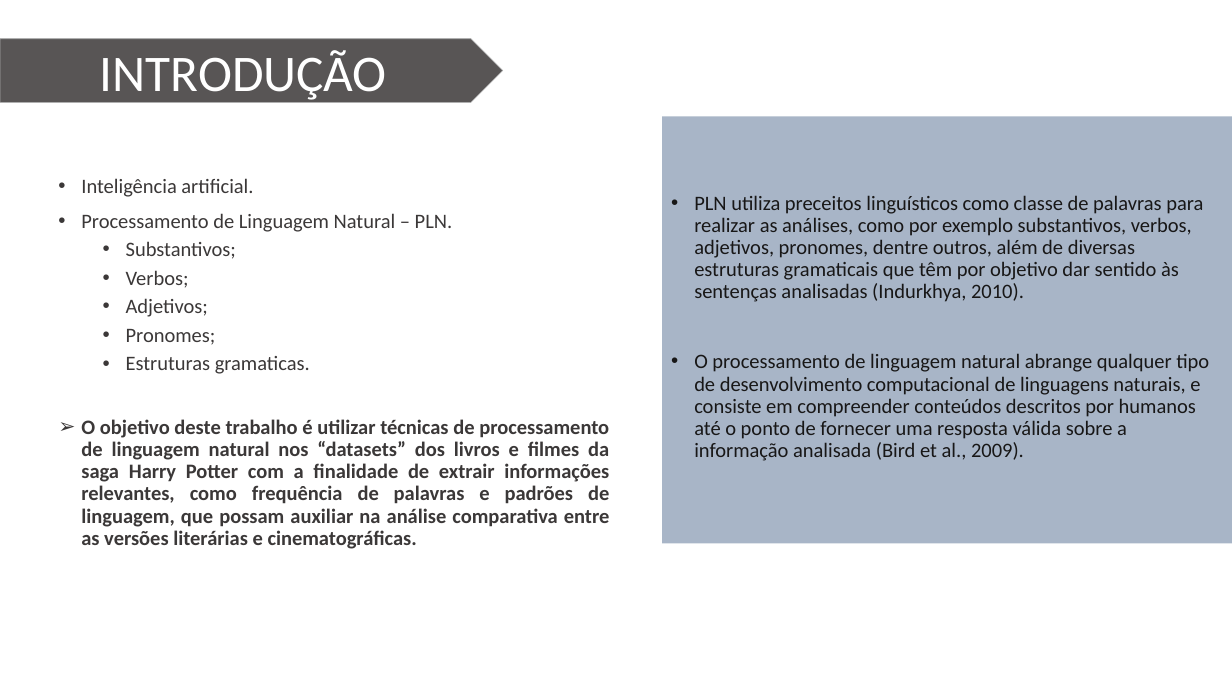
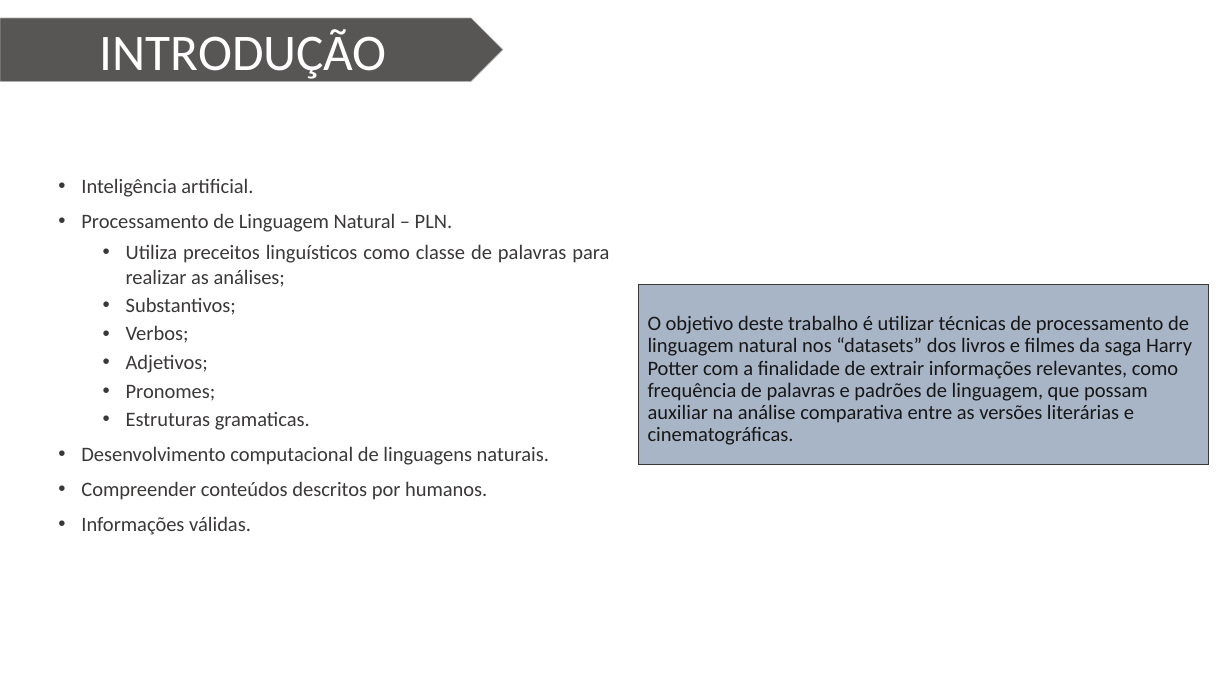
Before and after one commit to Wiryco/Natural-Language-Analysis-And-Processing, a slide deck: slide 3 of Apresentação/Apresentação TCC - Vinícius Andrade Lopes.pptx. Drawn at 1232x693 pixels with LibreOffice and Linux fonts; fonts in the diff are those of the drawing; background and template pictures are left out. Boxes give left, top, right and bottom in pixels: in the first picture for what was removed or moved away, otherwise in the second. Text is boxed around its words. In the diff, an @@ line names an element or a change of style, - is before the commit and + after.

```diff
--- a/Apresentação/Apresentação TCC - Vinícius Andrade Lopes.pptx
+++ b/Apresentação/Apresentação TCC - Vinícius Andrade Lopes.pptx
@@ pentagon arrow "INTRODUÇÃO": place and size @@
-pentagon arrow "INTRODUÇÃO" at <box>0,39,503,103</box>
+pentagon arrow "INTRODUÇÃO" at <box>0,18,503,81</box>
@@ text at <box>126,244,609,287</box>: paragraph added @@
+  • Utiliza preceitos linguísticos como classe de palavras para realizar as análises;
@@ rectangle "O objetivo deste trabalho é ...": place and size @@
-rectangle "O objetivo deste trabalho é ..." at <box>663,116,1232,543</box>
+rectangle "O objetivo deste trabalho é ..." at <box>639,285,1209,465</box>
@@ rectangle "O objetivo deste trabalho é ..." at <box>639,285,1209,465</box>: outline none to #3B3838 1 pt @@
@@ text in rectangle at <box>648,315,1192,445</box>: text changed @@
-• PLN utiliza preceitos linguísticos como classe de palavras para realizar as análises, como por exemplo substantivos, verbos, adjetivos, pronomes, dentre outros, além de diversas estruturas gramaticais que têm por objetivo dar sentido às sentenças analisadas (Indurkhya, 2010).
-• O processamento de linguagem natural abrange qualquer tipo de desenvolvimento computacional de linguagens naturais, e consiste em compreender conteúdos descritos por humanos até o ponto de fornecer uma resposta válida sobre a informação analisada (Bird et al., 2009).
+O objetivo deste trabalho é utilizar técnicas de processamento de linguagem natural nos “datasets” dos livros e filmes da saga Harry Potter com a finalidade de extrair informações relevantes, como frequência de palavras e padrões de linguagem, que possam auxiliar na análise comparativa entre as versões literárias e cinematográficas.
@@ text at <box>81,446,549,535</box>: text changed; bold off @@
-➢ O objetivo deste trabalho é utilizar técnicas de processamento de linguagem natural nos “datasets” dos livros e filmes da saga Harry Potter com a finalidade de extrair informações relevantes, como frequência de palavras e padrões de linguagem, que possam auxiliar na análise comparativa entre as versões literárias e cinematográficas.
+• Desenvolvimento computacional de linguagens naturais.
+• Compreender conteúdos descritos por humanos.
+• Informações válidas.
```
Also in this commit, not shown: 10 other slides changed.
